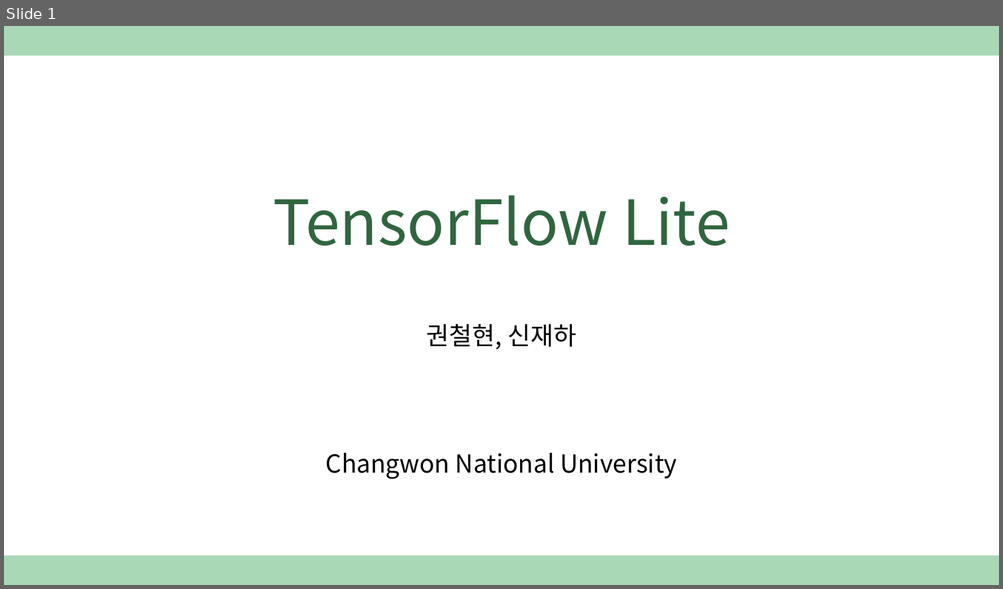
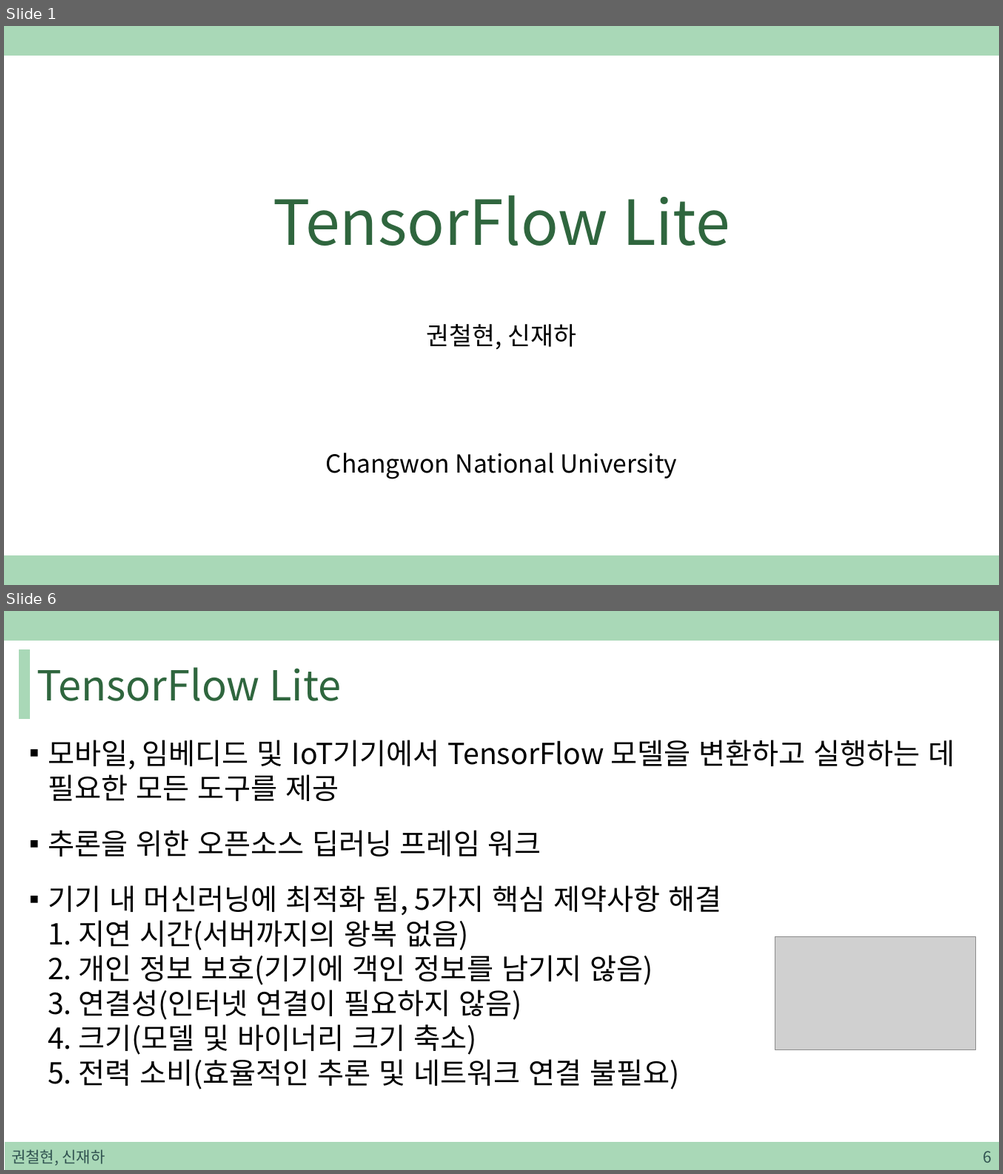
Before and after one commit to sjh4287/capston, a slide deck: 2022.01.07/TensorFlow Lite.pptx. Shown one above the other, each under a label of ours: slide 1 before the commit, slides 1 and 6 after it; the slides between them are not shown. The pictures are 1003x589 and 1003x1174 pixels, drawn with LibreOffice and Linux fonts; fonts in the diff are those of the drawing; grey boxes stand for pictures. Boxes give left, top, right and bottom in pixels: in the first picture for what was removed or moved away, otherwise in the second. Text is boxed around its words. In the diff, an @@ line names an element or a change of style, - is before the commit and + after.

Commit message:
Update TensorFlow Lite.pptx
PPT 내용작성 1

```diff
--- a/2022.01.07/TensorFlow Lite.pptx
+++ b/2022.01.07/TensorFlow Lite.pptx
@@ slide 6 added at <box>4,611,999,1170</box>, background #FFFFFF; not listed: 1 template element that a slide beside it also shows @@
@@ rectangle added at <box>20,649,29,718</box>, fill #A9D8B7, outline #A9D8B7 1 pt @@
@@ title added at <box>37,667,341,701</box>, 40 pt, text #2F663E @@
+TensorFlow Lite
@@ text added at <box>48,740,955,1090</box>, 28 pt, text #000000 @@
+▪ 모바일, 임베디드 및 IoT기기에서 TensorFlow 모델을 변환하고 실행하는 데 필요한 모든 도구를 제공
+▪ 추론을 위한 오픈소스 딥러닝 프레임 워크
+▪ 기기 내 머신러닝에 최적화 됨, 5가지 핵심 제약사항 해결
+  1. 지연 시간(서버까지의 왕복 없음)
+  2. 개인 정보 보호(기기에 객인 정보를 남기지 않음)
+  3. 연결성(인터넷 연결이 필요하지 않음)
+  4. 크기(모델 및 바이너리 크기 축소)
+  5. 전력 소비(효율적인 추론 및 네트워크 연결 불필요)
@@ picture added at <box>775,937,976,1050</box> @@
@@ rectangle added at <box>5,1143,999,1170</box>, fill #A9D8B7, outline #A9D8B7 1 pt @@
@@ text added at <box>11,1150,105,1166</box>, 15 pt, text #305250 @@
+권철현, 신재하
@@ page number added at <box>982,1151,991,1163</box>, 15 pt, text #305250 @@
+6
```
Also in this commit, not shown: 9 other slides added.
